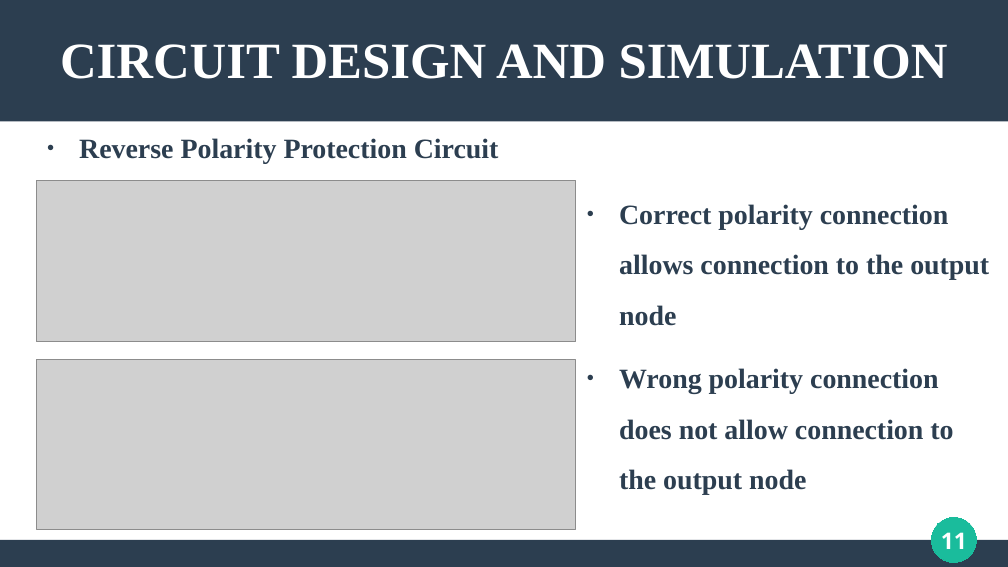
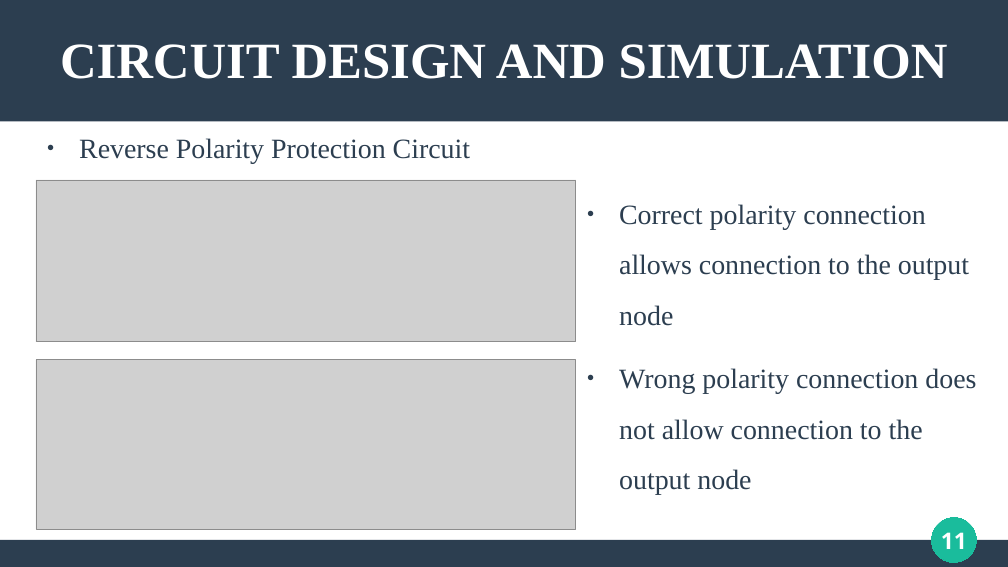
Before and after one commit to musyani-io/self-service-card-issuance, a slide deck: slide 11 of docs/uni-submission/end-semester-one.pptx. Drawn at 1008x567 pixels with LibreOffice and Linux fonts; fonts in the diff are those of the drawing; grey boxes stand for pictures. Boxes give left, top, right and bottom in pixels: in the first picture for what was removed or moved away, otherwise in the second. Text is boxed around its words. In the diff, an @@ line names an element or a change of style, - is before the commit and + after.

```diff
--- a/docs/uni-submission/end-semester-one.pptx
+++ b/docs/uni-submission/end-semester-one.pptx
@@ text "Reverse Polarity Protection Circuit" at <box>79,138,470,164</box>: bold off @@
@@ text "Correct polarity connection allows connection ..." at <box>619,204,976,494</box>: bold off @@
```
Also in this commit, not shown: 12 other slides changed, 3 other files.
